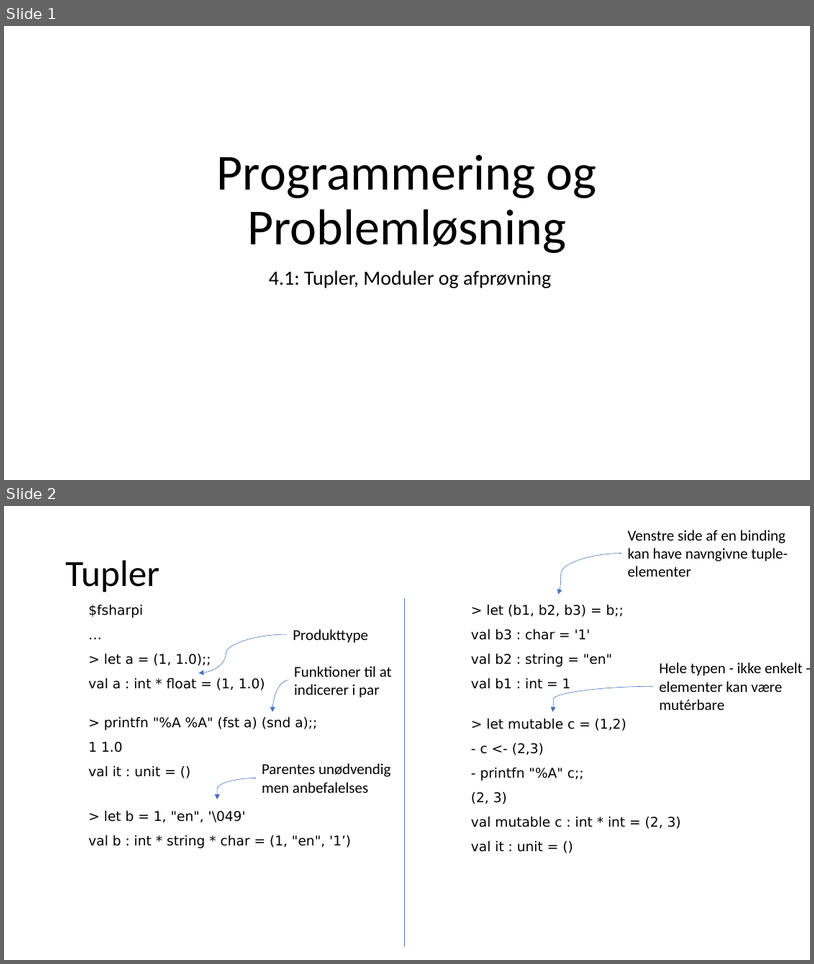
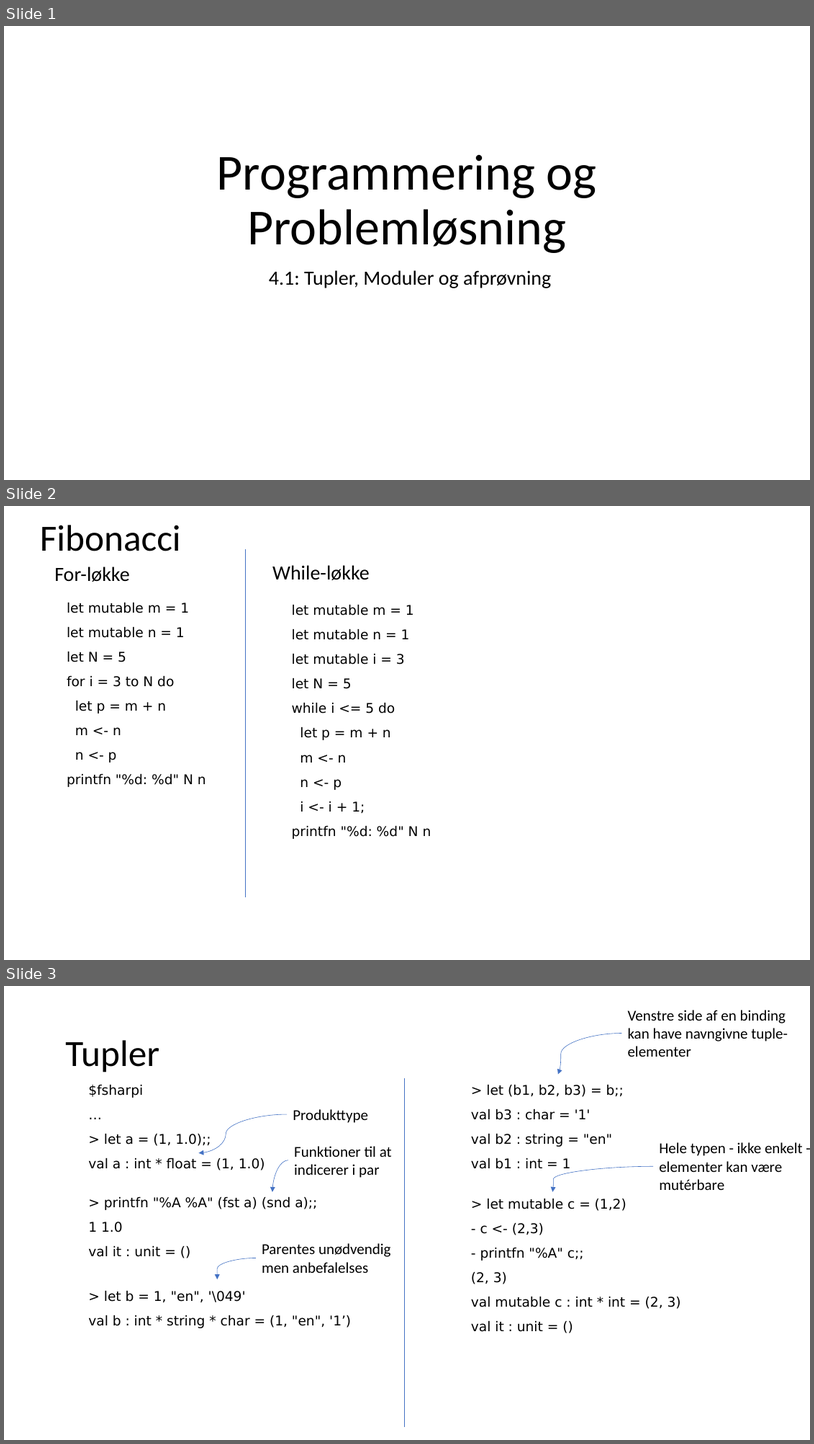
Before and after one commit to fisterloegsovs/pop22, a slide deck: lectures/4.1ModulesNTests/lecture.pptx. Shown one above the other, each under a label of ours: slides 1 and 2 before the commit, slides 1, 2 and 3 after it. The pictures are 814x964 and 814x1444 pixels, drawn with LibreOffice and Linux fonts; fonts in the diff are those of the drawing. Boxes give left, top, right and bottom in pixels: in the first picture for what was removed or moved away, otherwise in the second. Text is boxed around its words. In the diff, an @@ line names an element or a change of style, - is before the commit and + after.

```diff
--- a/lectures/4.1ModulesNTests/lecture.pptx
+++ b/lectures/4.1ModulesNTests/lecture.pptx
@@ slide 2 added at [4,506,810,960], background #FFFFFF @@
@@ title added at [40,525,181,551], 44 pt, text #000000 @@
+Fibonacci
@@ text added at [54,566,129,582], 24 pt, text #000000 @@
+For-løkke
@@ line added from (246, 549) to (246, 898), #4472C4 0.5 pt @@
@@ text added at [273,565,370,580], 24 pt, text #000000 @@
+While-løkke
@@ text added at [67,602,206,787], 16 pt, text #000000 @@
+let mutable m = 1
+let mutable n = 1
+let N = 5
+for i = 3 to N do
+let p = m + n
+m <- n
+n <- p
+printfn "%d: %d" N n
@@ text added at [292,604,432,839], 16 pt, text #000000 @@
+let mutable m = 1
+let mutable n = 1
+let mutable i = 3
+let N = 5
+while i <= 5 do
+let p = m + n
+m <- n
+n <- p
+i <- i + 1;
+printfn "%d: %d" N n
@@ what was slide 2 is now slide 3 @@
```
Also in this commit, not shown: 10 other files.
